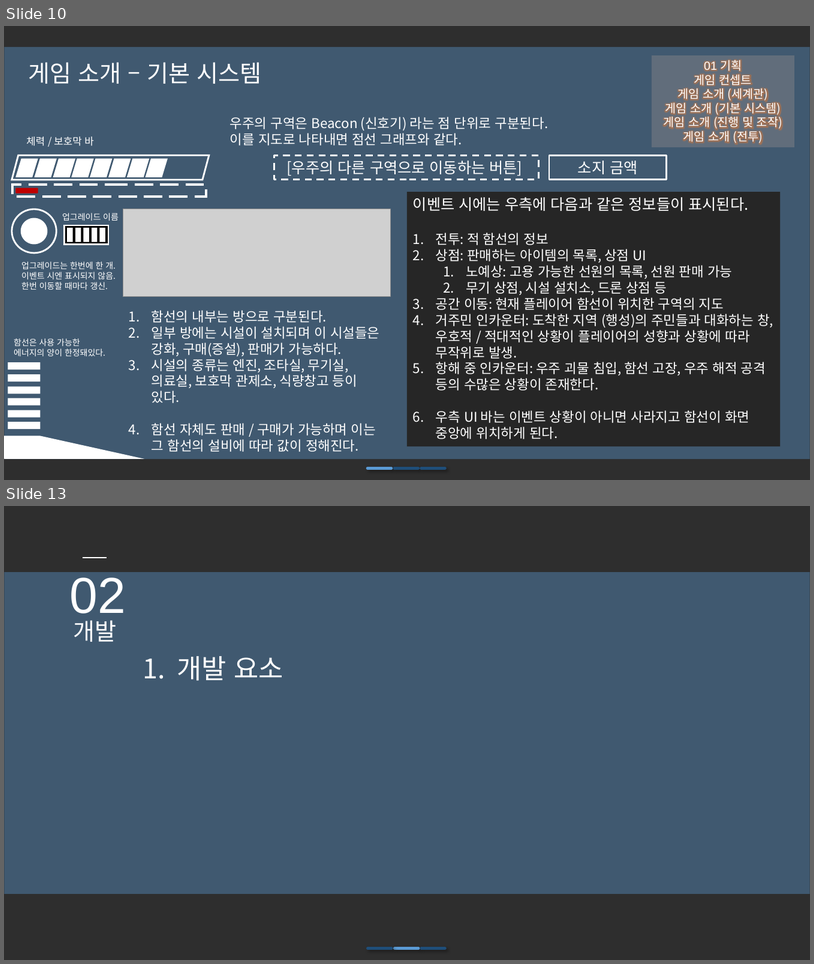
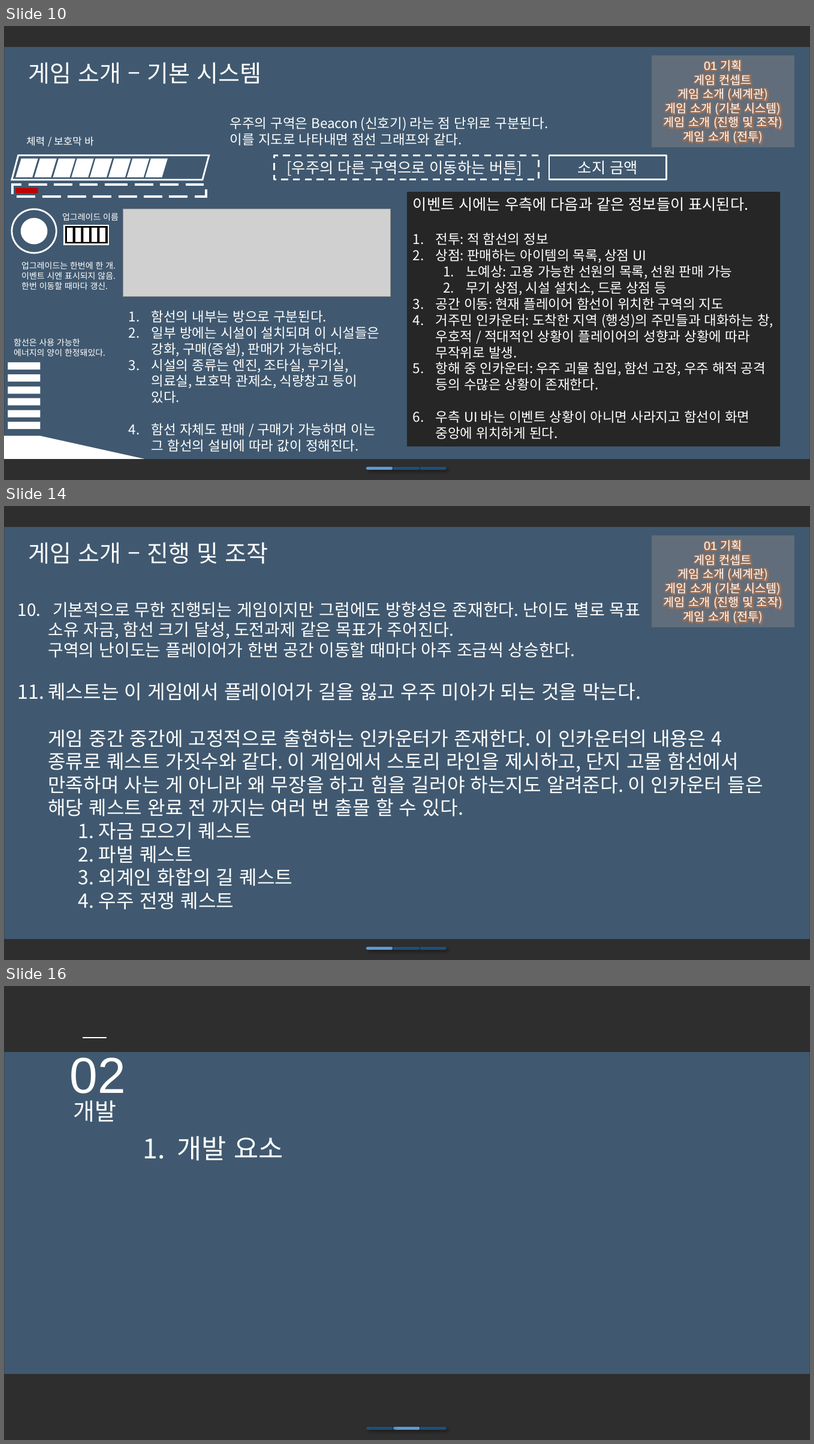
Before and after one commit to iconstudio/2017-Platformer, a slide deck: slides/Cosmos_20171105.pptx. Shown one above the other, each under a label of ours: slides 10 and 13 before the commit, slides 10, 14 and 16 after it; the slides between them are not shown. The pictures are 814x964 and 814x1444 pixels, drawn with LibreOffice and Linux fonts; fonts in the diff are those of the drawing; grey boxes stand for pictures; background and template pictures are left out; a plain dark background stands for a picture behind light text. Boxes give left, top, right and bottom in pixels: in the first picture for what was removed or moved away, otherwise in the second. Text is boxed around its words. In the diff, an @@ line names an element or a change of style, - is before the commit and + after.

```diff
--- a/slides/Cosmos_20171105.pptx
+++ b/slides/Cosmos_20171105.pptx
@@ slide 14 added at (4, 506, 810, 960), background picture (left out); not listed: 2 template elements that a slide beside it also shows @@
@@ rectangle added at (652, 535, 795, 627), fill #F8CBAD at 18% opacity, 14 pt, text #FFFFFF @@
+01 기획
+게임 컨셉트
+게임 소개 (세계관)
+게임 소개 (기본 시스템)
+게임 소개 (진행 및 조작)
+게임 소개 (전투)
@@ text added at (28, 542, 268, 564), 28 pt, text #FFFFFF @@
+게임 소개 – 진행 및 조작
@@ text added at (48, 601, 764, 909), 23 pt, text #FFFFFF @@
+10. 기본적으로 무한 진행되는 게임이지만 그럼에도 방향성은 존재한다. 난이도 별로 목표
+    소유 자금, 함선 크기 달성, 도전과제 같은 목표가 주어진다.
+    구역의 난이도는 플레이어가 한번 공간 이동할 때마다 아주 조금씩 상승한다.
+11. 퀘스트는 이 게임에서 플레이어가 길을 잃고 우주 미아가 되는 것을 막는다.
+    게임 중간 중간에 고정적으로 출현하는 인카운터가 존재한다. 이 인카운터의 내용은 4 종류로 퀘스트 가짓수와 같다. 이 게임에서 스토리 라인을 제시하고, 단지 고물 함선에서 만족하며 사는 게 아니라 왜 무장을 하고 힘을 길러야 하는지도 알려준다. 이 인카운터 들은 해당 퀘스트 완료 전 까지는 여러 번 출몰 할 수 있다.
+    1. 자금 모으기 퀘스트
+    2. 파벌 퀘스트
+    3. 외계인 화합의 길 퀘스트
+    4. 우주 전쟁 퀘스트
@@ line added from (368, 948) to (392, 948), #5B9BD5 3.5 pt @@
@@ line added from (395, 948) to (419, 948), #1F4E79 3.5 pt @@
@@ line added from (422, 948) to (446, 948), #1F4E79 3.5 pt @@
@@ what was slide 13 is now slide 16 @@
```
Also in this commit, not shown: 5 slides changed, 3 other slides added.
